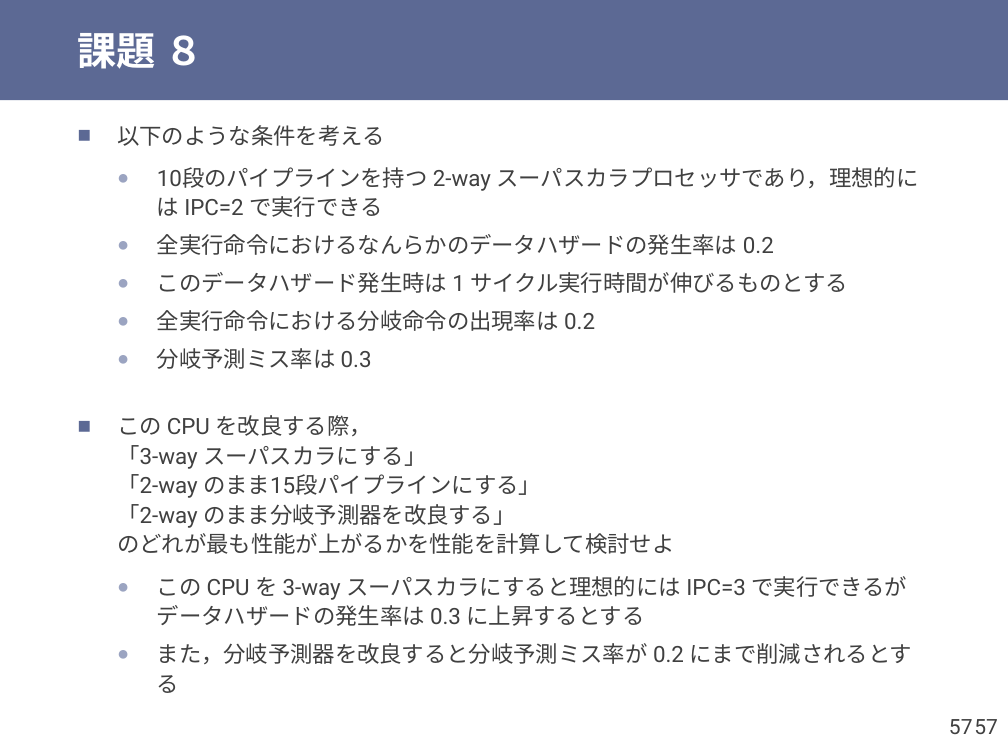
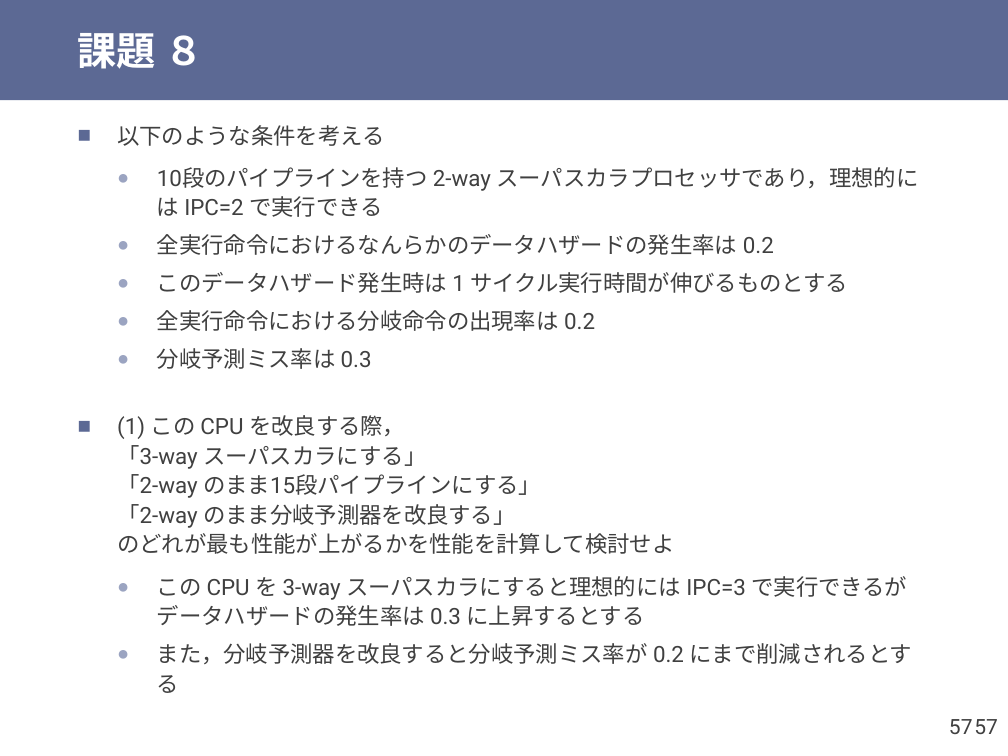
Before and after one commit to shioyadan/otya-computer-architecture-i, a slide deck: slide 57 of cai-shioya-08.pptx. Drawn at 1008x756 pixels with LibreOffice and Linux fonts; fonts in the diff are those of the drawing. Boxes give left, top, right and bottom in pixels: in the first picture for what was removed or moved away, otherwise in the second. Text is boxed around its words. In the diff, an @@ line names an element or a change of style, - is before the commit and + after.

Commit message:
課題を追加

```diff
--- a/cai-shioya-08.pptx
+++ b/cai-shioya-08.pptx
@@ text at bbox=[117, 415, 674, 554]: text changed @@
-■ この CPU を改良する際，
-  「3-way スーパスカラにする」
-  「2-way のまま15段パイプラインにする」
-  「2-way のまま分岐予測器を改良する」
-  のどれが最も性能が上がるかを性能を計算して検討せよ
+■ (1) この CPU を改良する際，
+  「3-way スーパスカラにする」
+  「2-way のまま15段パイプラインにする」
+  「2-way のまま分岐予測器を改良する」
+  のどれが最も性能が上がるかを性能を計算して検討せよ
```
Also in this commit, not shown: 1 slide added, 1 other file.
